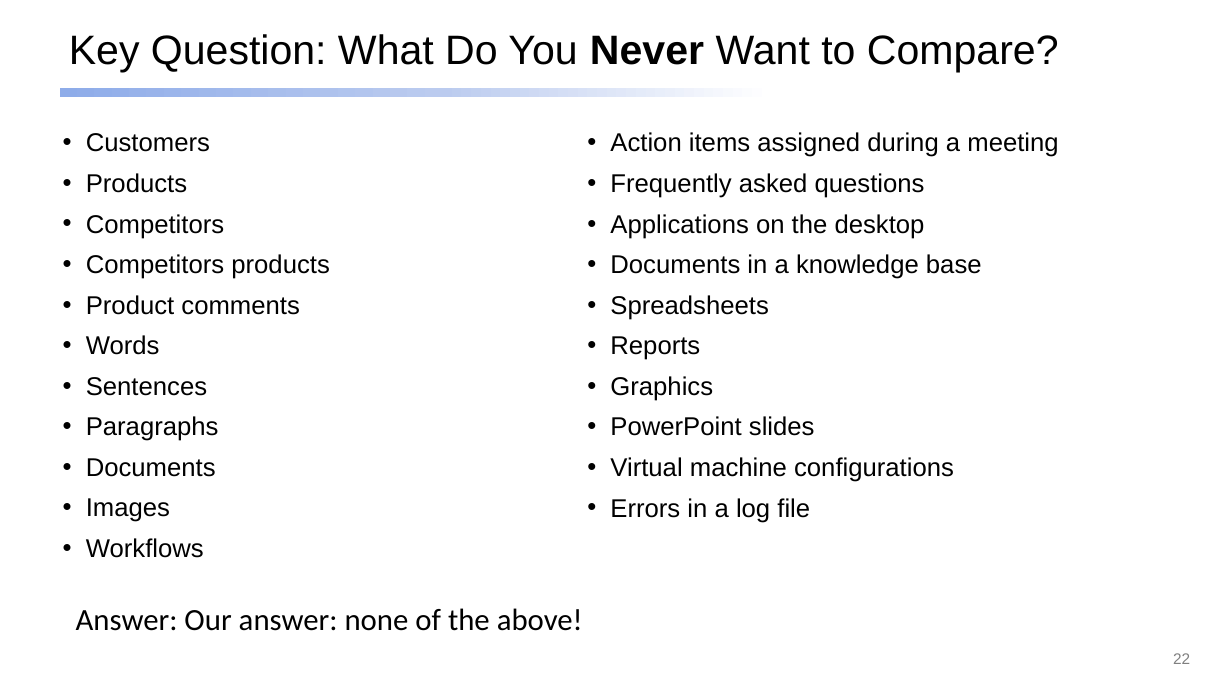
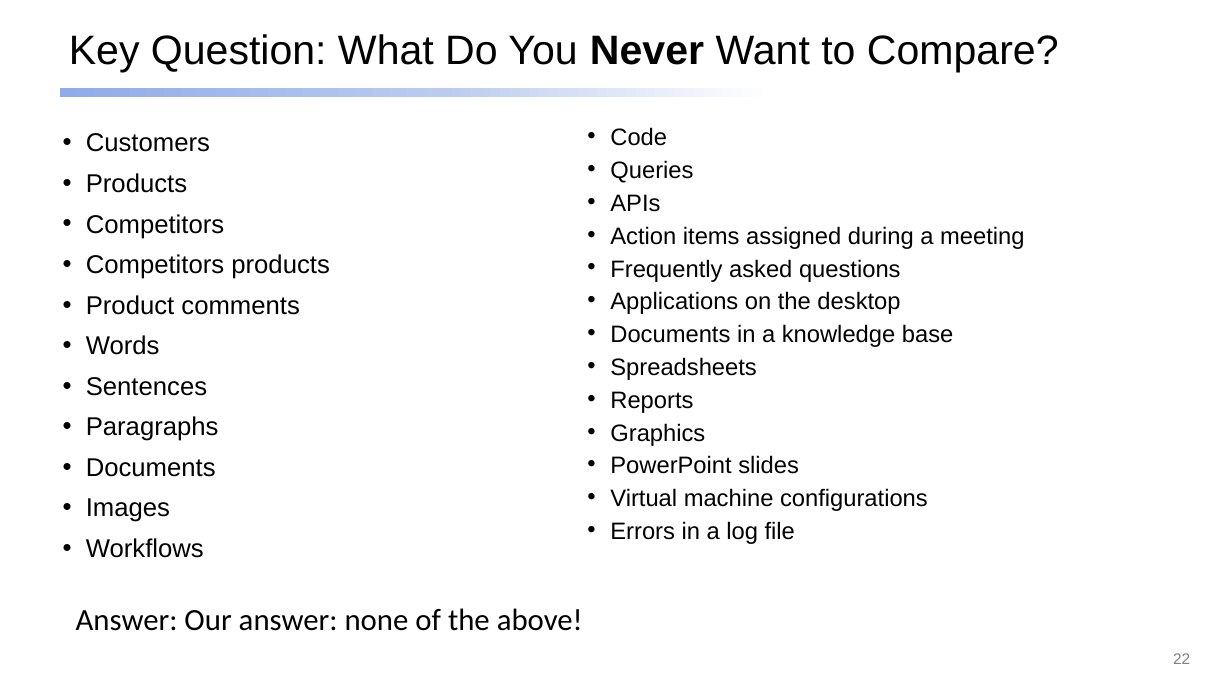
Before and after one commit to dmccreary/genai-arch-patterns, a slide deck: slide 22 of slides/One-Hour-Talk.pptx. Drawn at 1232x693 pixels with LibreOffice and Linux fonts; fonts in the diff are those of the drawing. Boxes give left, top, right and bottom in pixels: in the first picture for what was removed or moved away, otherwise in the second. Text is boxed around its words. In the diff, an @@ line names an element or a change of style, - is before the commit and + after.

```diff
--- a/slides/One-Hour-Talk.pptx
+++ b/slides/One-Hour-Talk.pptx
@@ text at bbox=[610, 127, 693, 212]: paragraphs added @@
+• Code
+• Queries
+• APIs
@@ text at bbox=[610, 226, 1024, 544]: size 20 to 18.5 pt; line spacing 0.9 to 0.7 @@
```
Also in this commit, not shown: 2 other slides changed, 2 slides added.
